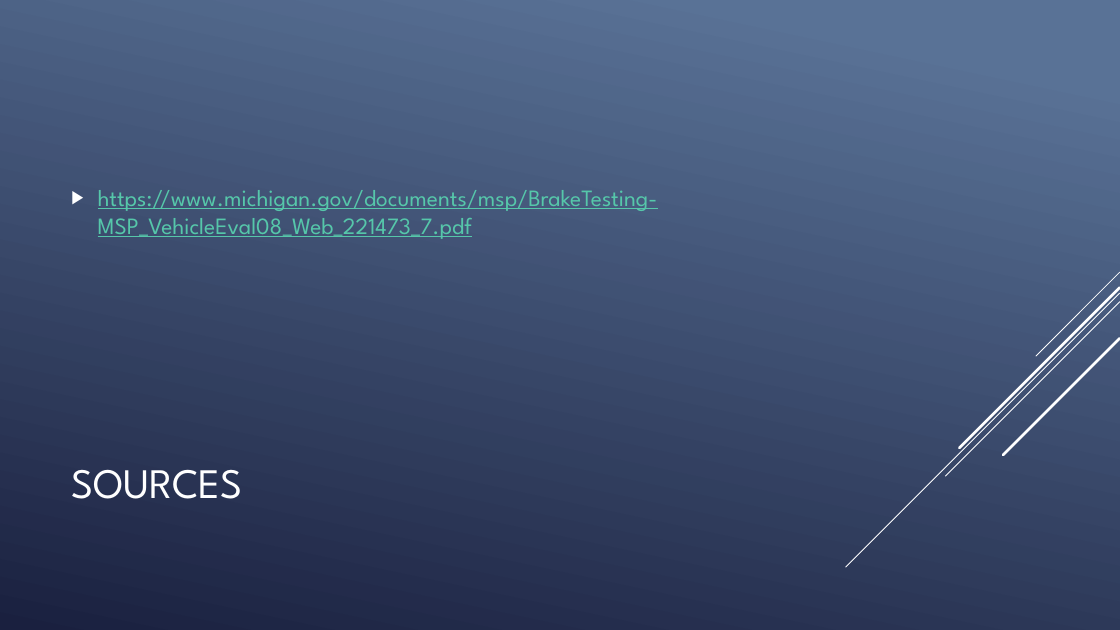
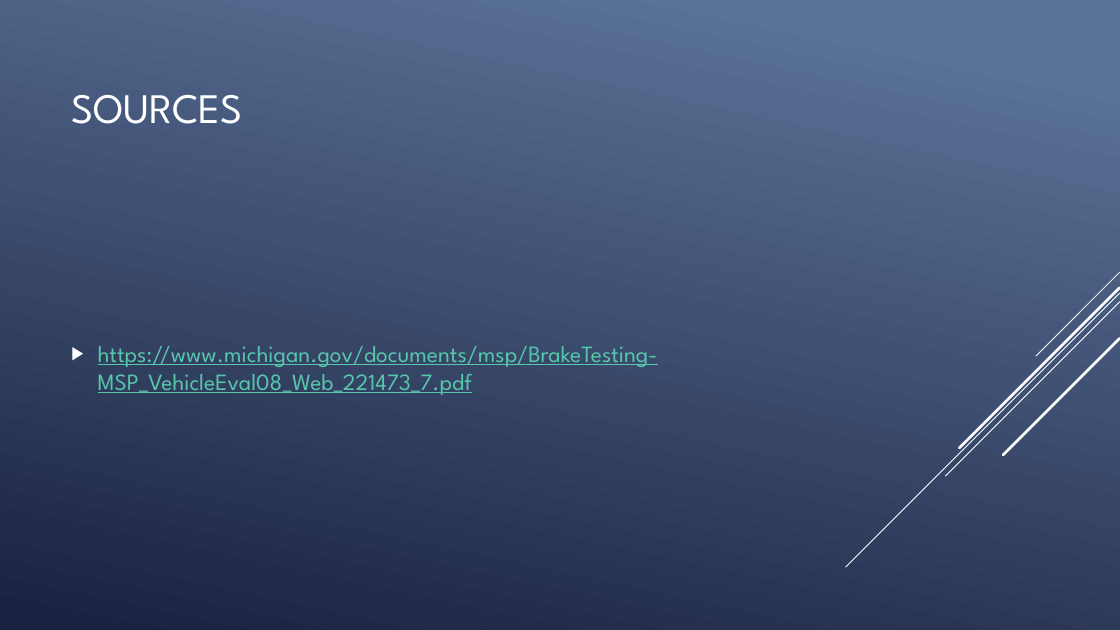
Before and after one commit to joel31245/JoelC_VAC_TrafficFlowFinal, a slide deck: slide 18 of doc/TrafficFlow1Presentation.pptx (slide 2 before the commit). Drawn at 1120x630 pixels with LibreOffice and Linux fonts; fonts in the diff are those of the drawing. Boxes give left, top, right and bottom in pixels: in the first picture for what was removed or moved away, otherwise in the second. Text is boxed around its words. In the diff, an @@ line names an element or a change of style, - is before the commit and + after.

```diff
--- a/doc/TrafficFlow1Presentation.pptx
+++ b/doc/TrafficFlow1Presentation.pptx
@@ title "SOURCES" moved from (x1=71, y1=469, x2=242, y2=499) to (x1=71, y1=95, x2=242, y2=124) @@
@@ text "https://www.michigan.gov/documents/msp/BrakeTesting-MSP_Vehi ..." moved from (x1=98, y1=190, x2=658, y2=239) to (x1=98, y1=346, x2=658, y2=395) @@
```
Also in this commit, not shown: 16 slides added, 2 other files.
